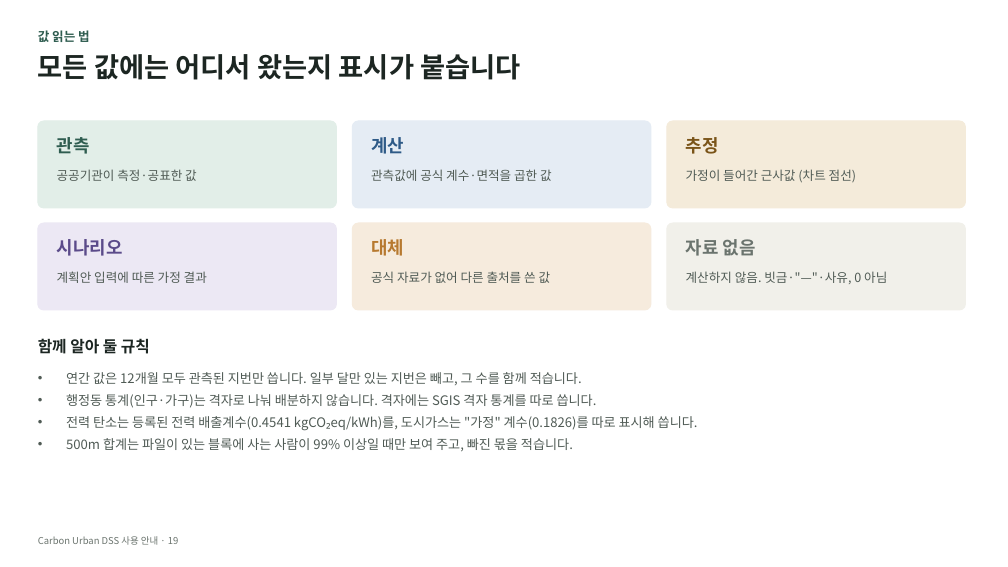
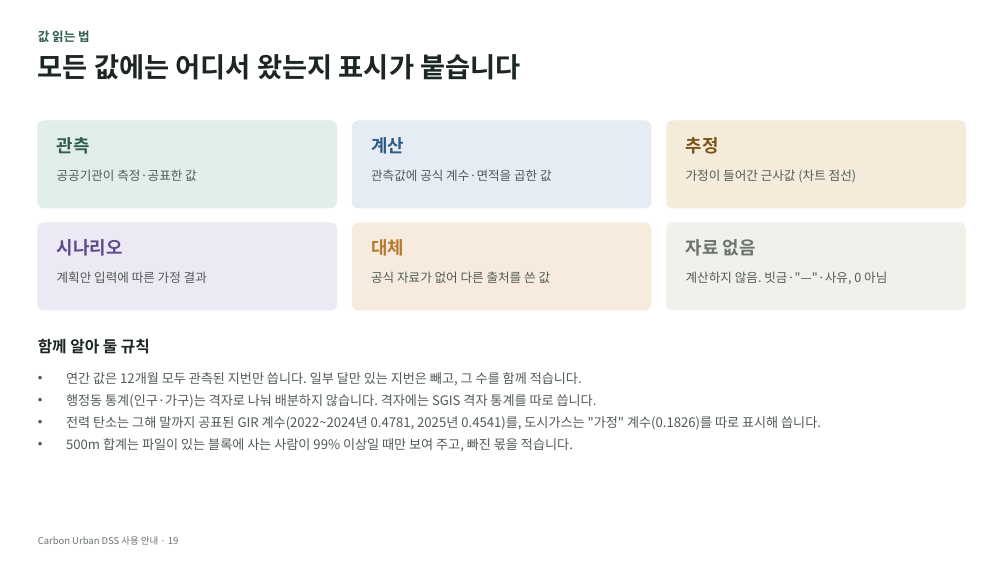
Before and after one commit to shy0401/Carbon-Urban-DSS, a slide deck: slide 19 of docs/usage/Carbon-Urban-DSS-guide.pptx. Drawn at 1008x567 pixels with LibreOffice and Linux fonts; fonts in the diff are those of the drawing. Boxes give left, top, right and bottom in pixels: in the first picture for what was removed or moved away, otherwise in the second. Text is boxed around its words. In the diff, an @@ line names an element or a change of style, - is before the commit and + after.

```diff
--- a/docs/usage/Carbon-Urban-DSS-guide.pptx
+++ b/docs/usage/Carbon-Urban-DSS-guide.pptx
@@ text at box(66, 416, 821, 430): text changed @@
-• 전력 탄소는 등록된 전력 배출계수(0.4541 kgCO₂eq/kWh)를, 도시가스는 "가정" 계수(0.1826)를 따로 표시해 씁니다.
+• 전력 탄소는 그해 말까지 공표된 GIR 계수(2022~2024년 0.4781, 2025년 0.4541)를, 도시가스는 "가정" 계수(0.1826)를 따로 표시해 씁니다.
```
Also in this commit, not shown: 3 other slides changed.
